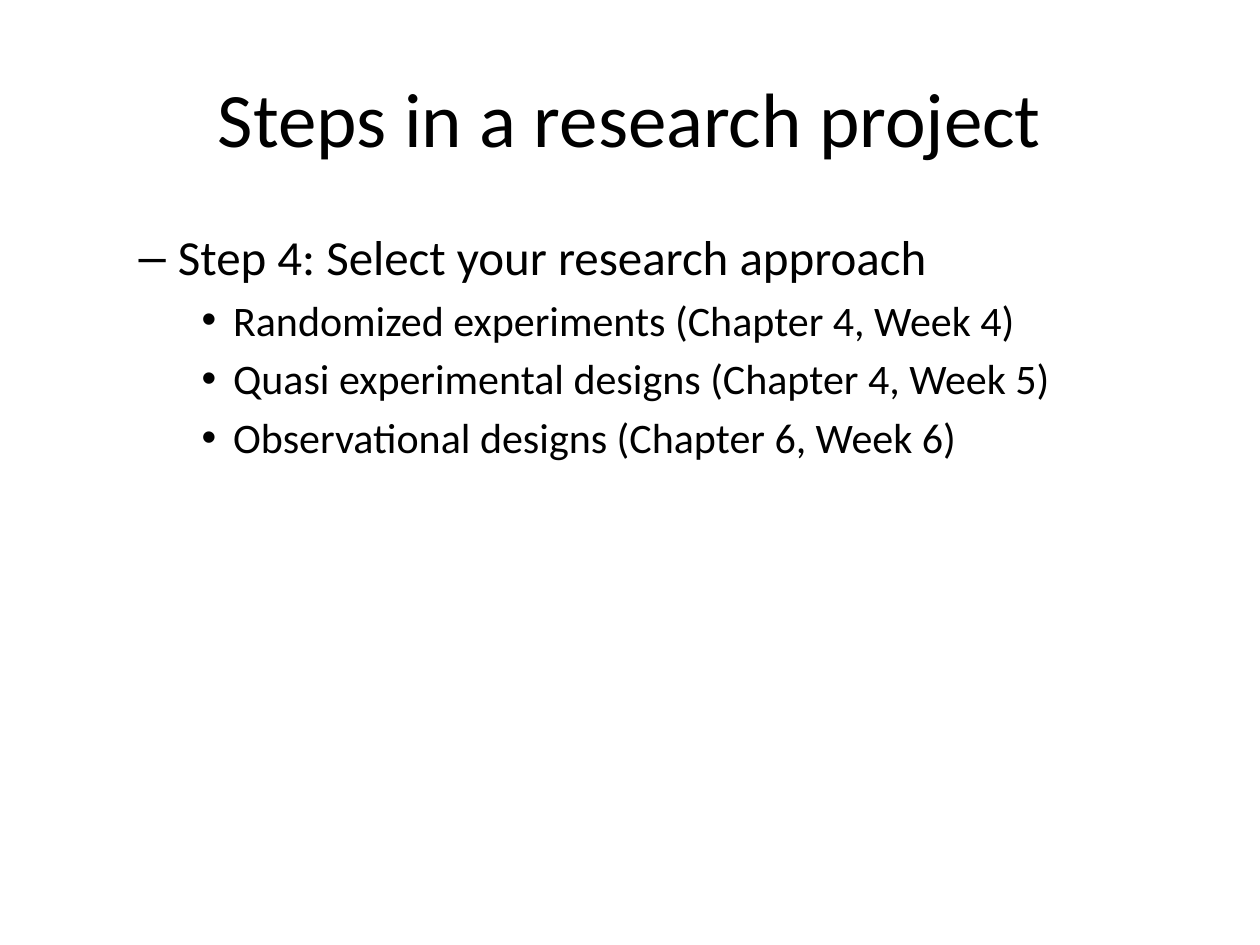
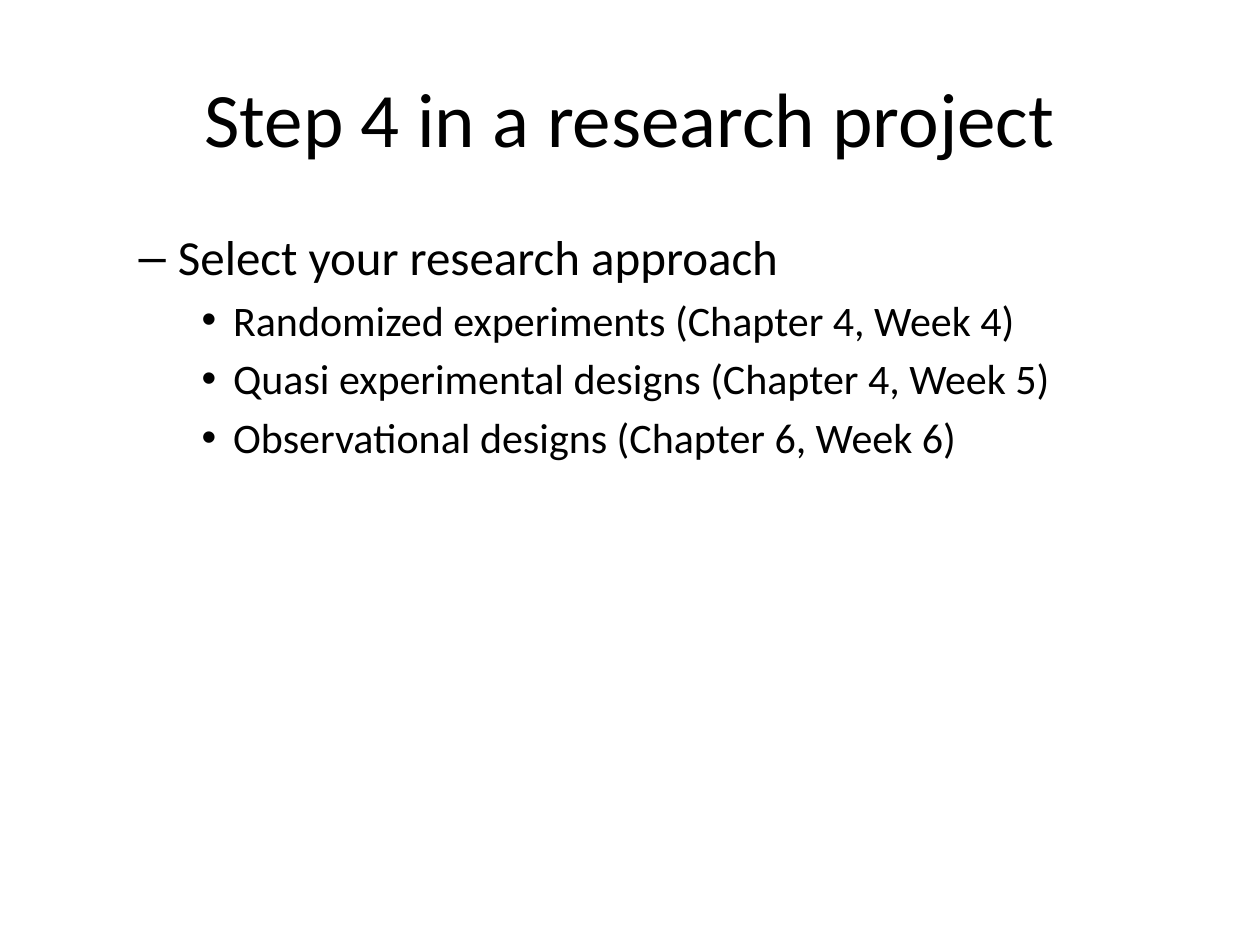
Before and after one commit to pmean/classes, a slide deck: slide 7 of clinical-research-methodology/results/video02-planning.pptx. Drawn at 1260x945 pixels with LibreOffice and Linux fonts; fonts in the diff are those of the drawing. Boxes give left, top, right and bottom in pixels: in the first picture for what was removed or moved away, otherwise in the second. Text is boxed around its words. In the diff, an @@ line names an element or a change of style, - is before the commit and + after.

```diff
--- a/clinical-research-methodology/results/video02-planning.pptx
+++ b/clinical-research-methodology/results/video02-planning.pptx
@@ title at bbox=[205, 93, 1053, 161]: text changed @@
-Steps in a research project
+Step 4 in a research project
@@ text at bbox=[178, 241, 778, 283]: text changed @@
-  – Step 4: Select your research approach
+  – Select your research approach
```
Also in this commit, not shown: 12 other slides changed, 17 other files.
